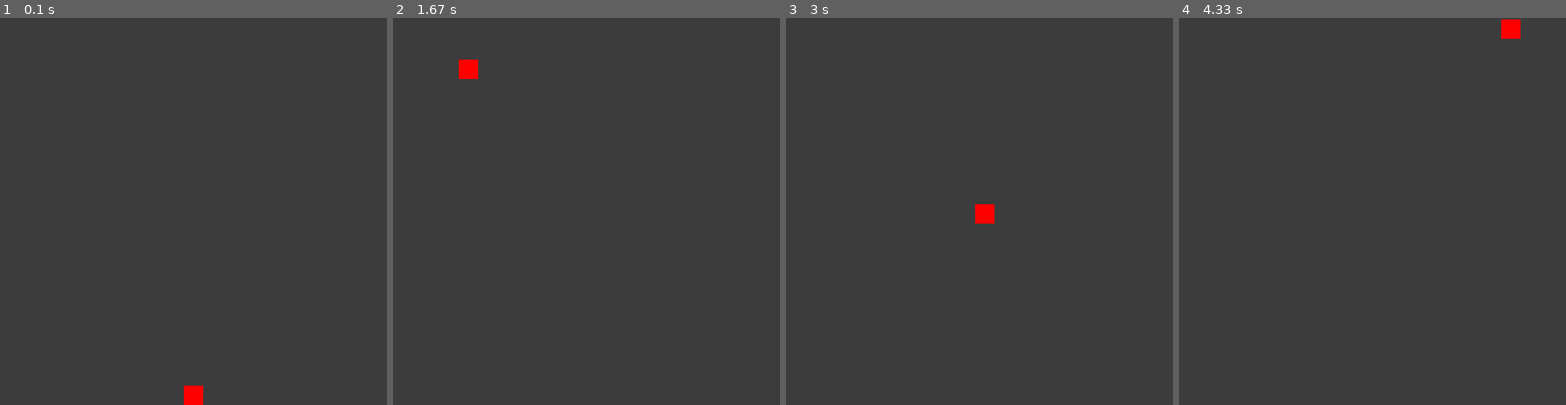
Above: before the commit, frames 1-4 (left to right).
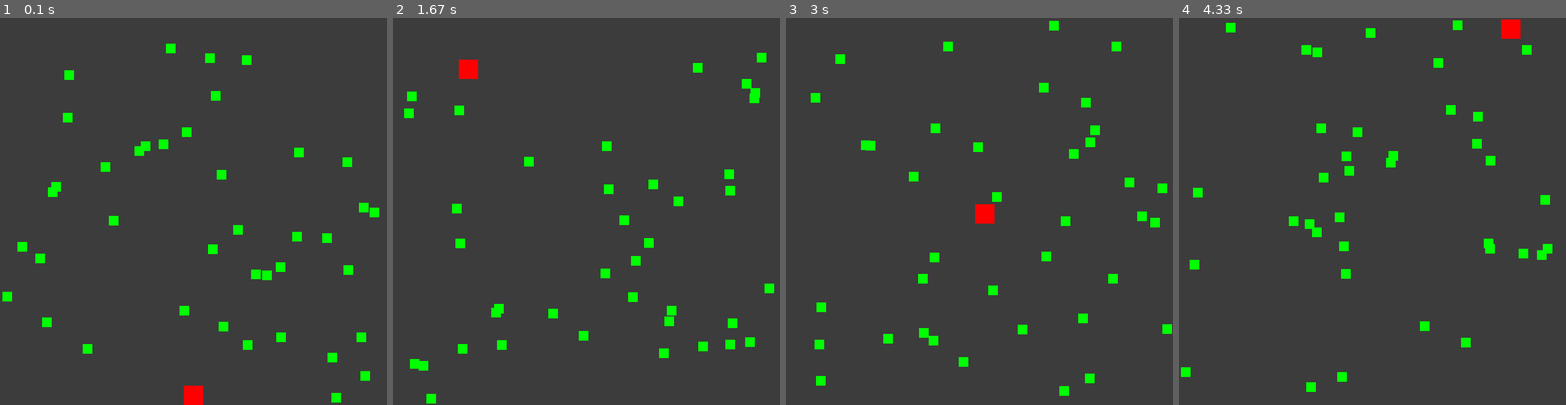
Above: after the commit, the same moments.

Repository: Frazzer951/CPSC-386-Game-Design
Game: pygame game, started from player_food_collision/player_food_collision_hw.py
Same seed, same stepped clock (60 frames per second), same inputs: the game is played once before the commit and once after it.
Inputs (mouse positions are in pixels of both pictures, inside the frame that each line leads up to):
- Up to frame 1 (0.1 s): no input
- Up to frame 2 (1.67 s): press the mouse at (586, 397) at 0.37 s; move the mouse to (540, 304) at 0.47 s; release the mouse at (493, 215) at 0.6 s; hold Right 0.67-1.13 s; tap X at 0.73, 1.03, 1.23, 1.57 s; hold Up 1.17-1.47 s; hold Right from 1.5 s (still down)
- Up to frame 3 (3 s): tap X at 1.87, 2.07, 2.37, 2.63, 2.97 s; release Right at 1.97 s; hold Left 2-2.53 s; hold Down 2.57-2.87 s; hold Left from 2.9 s (still down)
- Up to frame 4 (4.33 s): tap X at 3.27, 3.4, 3.8, 4.1 s; release Left at 3.3 s; hold Up 3.33-3.7 s; hold Right from 3.73 s (still down)

The runs differ from the first frame. In frame 1, 2.5% of the frame differs, in the area x 0-98%, y 6-100%; in frame 2, 2.4%; in frame 3, 2.3%; in frame 4, 2.3%.

Commit message:
complete food collision

Diff:
--- a/player_food_collision/player_food_collision_hw.py
+++ b/player_food_collision/player_food_collision_hw.py
@@ -89,14 +89,11 @@
     def __repr__(self):
         return f'Food/{self.box.__repr__()}'
     def collide(self, player):
-        pass  # TODO: remove this line
-        #TODO: fill in code to say if a collision occurred between the player and the Food object
+        return self.box.rect.colliderect(player.rect)
     def update(self):
-        pass  # TODO: remove this line
-        # TODO: fill in code for updating the Food object
+        self.box.update()
     def draw(self):
-        pass  # TODO: remove this line
-        # TODO: fill in code for drawing the Food object
+        self.box.draw()
 
 
 class Foods:      # this class has a list of Food objects in it, which the Player eats
@@ -107,7 +104,9 @@
         self.create_foods()
     def create_foods(self):
         self.foods.clear()
-        # TODO: fill in code for creating the Food objects and adding them to self.foods
+        for _ in range(self.nfoods):
+            self.foods.append(Food(self.screen))
+
     def add_food(self, screen, left, top):
         print(f'in add_food, left={left} and top={top}')
         food = Food(screen=screen)
@@ -115,10 +114,9 @@
                       vel=food.box.vel, clr=food.box.clr)
         self.foods.append(food)
     def check_collision(self, player):
-        pass  # TODO: remove this line
-        # TODO: fill in code for going through all the foods in self.foods
-        # calling food.check_collision(player)
-        # and if there is a collision, remove the food from self.foods (see Textbook ch. 19)
+        for food in self.foods[:]:
+            if food.collide(player):
+                self.foods.remove(food)
     def update(self):
         for food in self.foods:
             food.update()   # update the posn of the food object using its vel
@@ -170,8 +168,8 @@
                 elif event.type == pg.KEYUP and event.key == pg.K_ESCAPE:  # stop moving Player
                     self.player.vel = Vector()
                 elif event.type == pg.MOUSEBUTTONUP:   # makes a new Food object if mouse is clicked
-                    pass  # TODO: remove this line
-                    # TODO: fill in code for adding the Food object at event.pos
+                    self.foods.add_food(self.screen, event.pos[0], event.pos[1])
+
 
             self.screen.fill(DARK_GREY)     # fill the screen with dark grey
             self.player.update(self.foods)  # update and draw the Player
